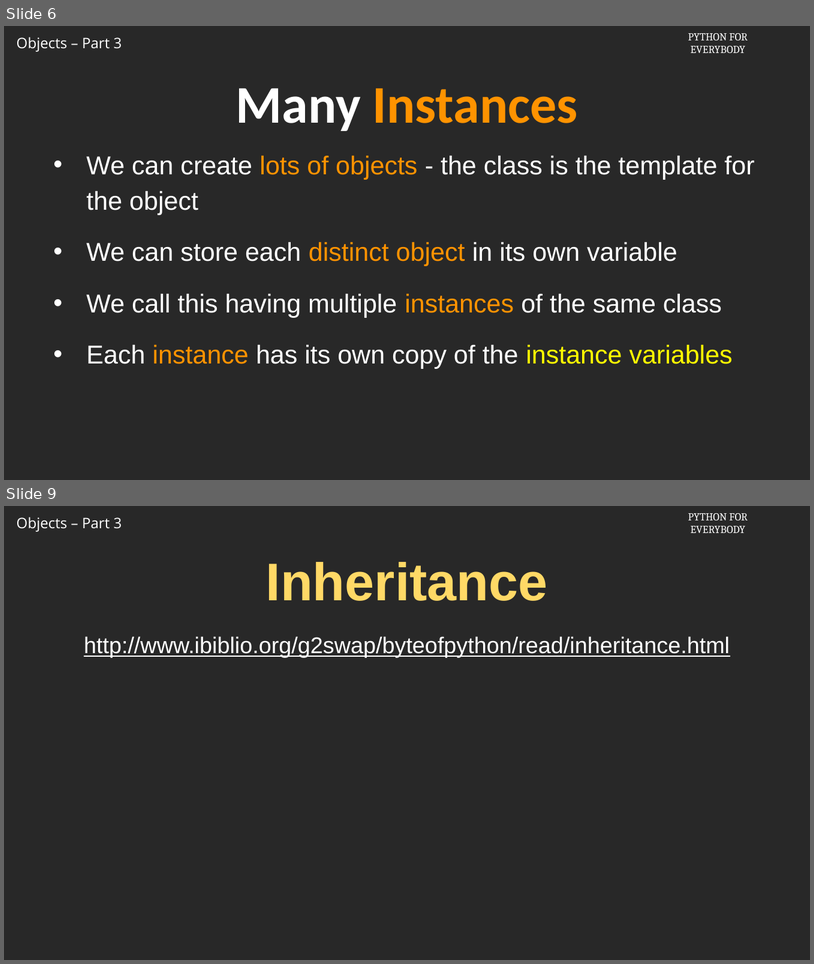
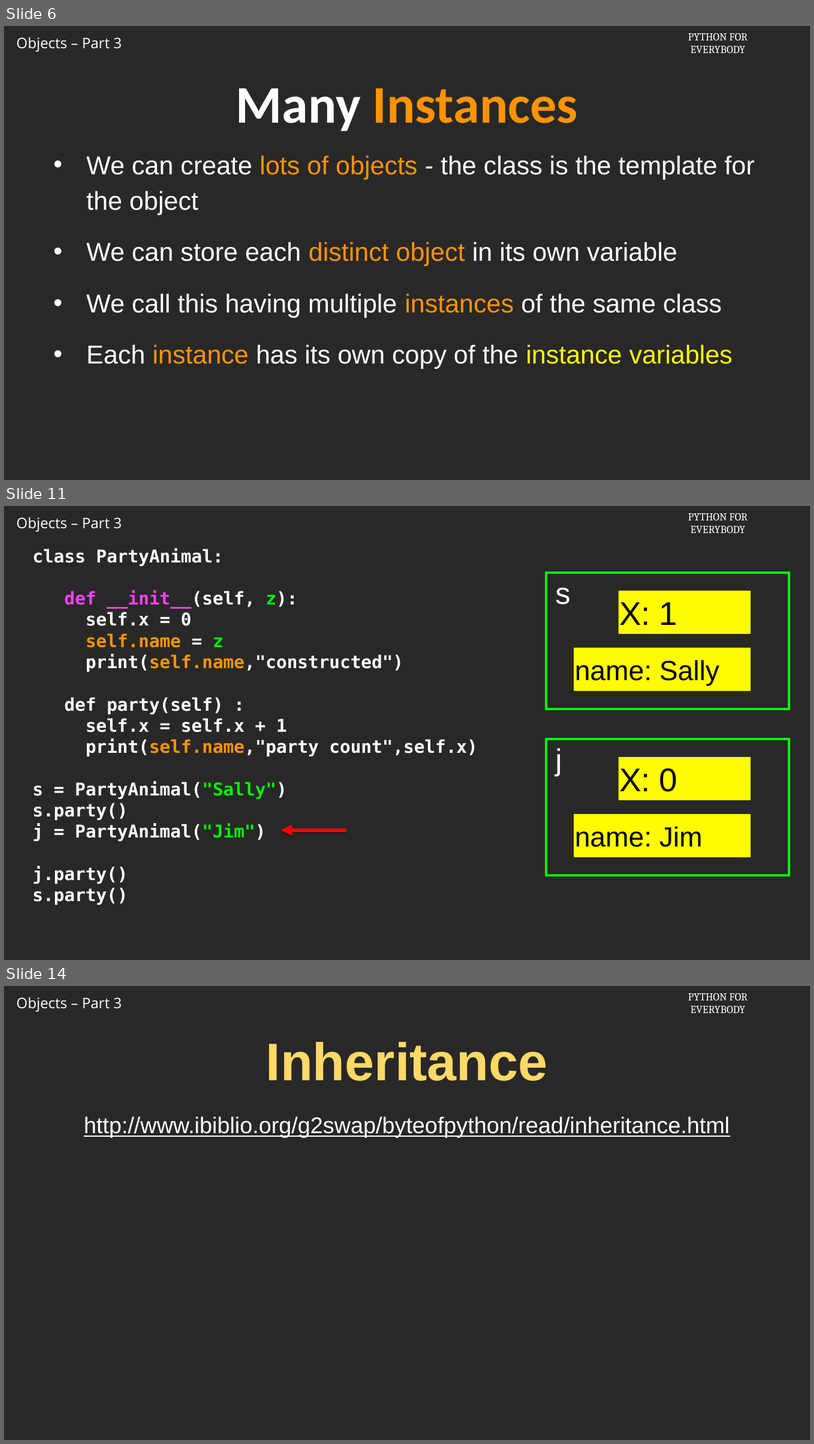
Before and after one commit to csev/py4e, a slide deck: cai/redo-2024/Slides/14-03-python4e.03.120816.pptx. Shown one above the other, each under a label of ours: slides 6 and 9 before the commit, slides 6, 11 and 14 after it; the slides between them are not shown. The pictures are 814x964 and 814x1444 pixels, drawn with LibreOffice and Linux fonts; fonts in the diff are those of the drawing; background and template pictures are left out. Boxes give left, top, right and bottom in pixels: in the first picture for what was removed or moved away, otherwise in the second. Text is boxed around its words. In the diff, an @@ line names an element or a change of style, - is before the commit and + after.

```diff
--- a/cai/redo-2024/Slides/14-03-python4e.03.120816.pptx
+++ b/cai/redo-2024/Slides/14-03-python4e.03.120816.pptx
@@ slide 11 added at (4,506,810,960), background picture (left out); not listed: 2 template elements that a slide beside it also shows @@
@@ text added at (33,548,477,904), 28 pt, text #FFFFFF, bold @@
+class PartyAnimal:
+def __init__(self, z):
+self.x = 0
+self.name = z
+print(self.name,"constructed")
+def party(self) :
+self.x = self.x + 1
+print(self.name,"party count",self.x)
+s = PartyAnimal("Sally")
+s.party()
+j = PartyAnimal("Jim")
+j.party()
+s.party()
@@ rectangle added at (546,573,789,709), outline #00F900 4 pt, 48 pt, text #FFFFFF @@
+s
@@ rectangle added at (618,591,751,633), fill #FFFB00, 52 pt, text #000000 @@
+X: 1
@@ rectangle added at (574,648,751,691), fill #FFFB00, 44 pt, text #000000 @@
+name: Sally
@@ rectangle added at (546,739,789,875), outline #00F900 4 pt, 48 pt, text #FFFFFF @@
+j
@@ rectangle added at (618,757,751,800), fill #FFFB00, 52 pt, text #000000 @@
+X: 0
@@ rectangle added at (574,814,751,856), fill #FFFB00, 44 pt, text #000000 @@
+name: Jim
@@ arrow added from (347, 830) to (281, 830), #FF0000 6 pt @@
@@ what was slide 9 is now slide 14 @@
```
Also in this commit, not shown: 3 slides changed, 4 other slides added, 6 other files.
